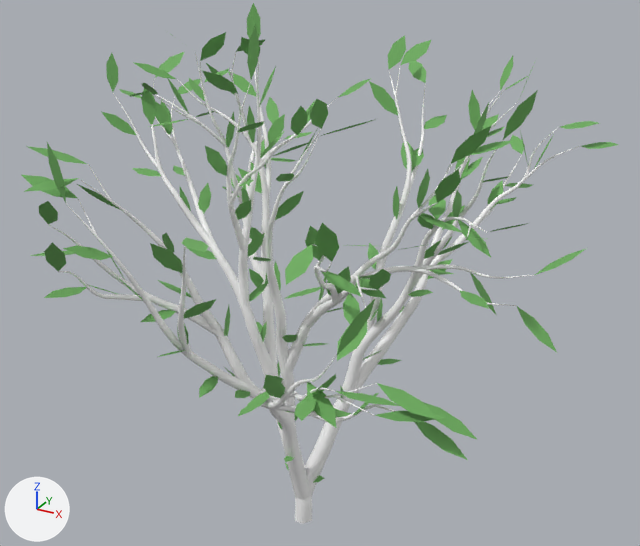
What one commit did to the glTF model public/models/trees/tree-25.gltf.
Before and after are seen from a 50 mm lens placed at (2.58, -4.44, 4.16), pointed at (0.07, 0.11, 1.89). Every picture has the same lights, and +X, +Y and +Z are marked at lower left.

The scene before the commit, as lines of its bpy script (objects in view):
```python
mat_material = principled_material('Material')
mat_material.base_color = (1.0, 1.0, 1.0)  # white #ffffff
me_tree_006 = bpy.data.meshes.new('tree.006')
me_tree_006.from_pydata(...)  # 8085 vertices, 13896 faces; spans x -1.78..1.76, y -1.84..1.82, z 0.0..3.48
# faces by material slot: [13104, 792]
me_tree_006.materials.append(mat_material)  # white #ffffff
me_tree_006.materials.append(mat_material_001)  # green #6faf5f
ob_tree_25 = bpy.data.objects.new('tree-25', me_tree_006)
ob_tree_25.location = (0.0, 0.0, 0.0)
```
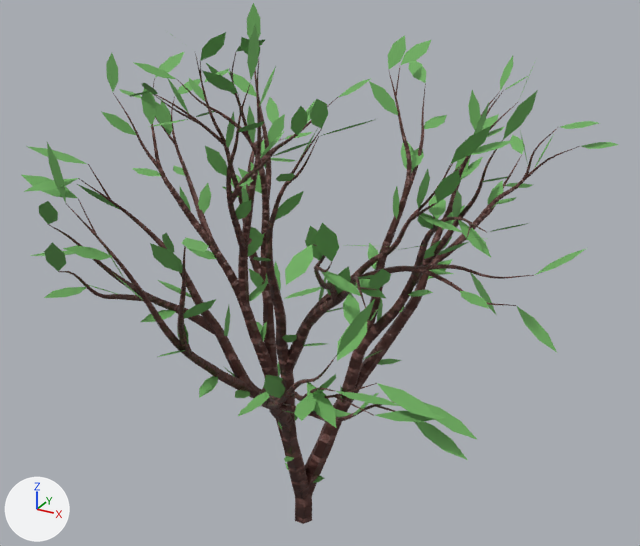
Location of each change, (x1, y1, x2, y2) in pixels of the pictures (640 x 546 px):
'tree-25', surface changed (grey to brown): (47, 39, 580, 524) in both

The change, as a list of edits to the scene's bpy script:
```text
Add img_tree_bump:
    img_tree_bump = load_image('tree_bump', 'tree_bump.png', 1024, 1024, 'Non-Color')
Add img_tree_colorlamp:
    img_tree_colorlamp = load_image('tree_colorlamp', 'tree_colorlamp.png', 1024, 1024, 'sRGB')
Change mat_material:
    where n0 = _N.new('ShaderNodeBsdfPrincipled'); n0.name = 'Principled BSDF'
    remove n0.inputs[0].default_value = (1.0, 1.0, 1.0, 1.0)  # 'Base Color', white #ffffff
    add n2 = _N.new('ShaderNodeTexImage'); n2.name = 'Image Texture'
    add n2.image = img_tree_colorlamp
    add n3 = _N.new('ShaderNodeNormalMap'); n3.name = 'Normal Map'
    add n3.uv_map = 'UVMap'
    add n3.inputs[0].default_value = 0.8  # 'Strength'
    add n4 = _N.new('ShaderNodeTexImage'); n4.name = 'Image Texture.001'
    add n4.image = img_tree_bump
    add _L.new(n2.outputs[0], n0.inputs[0])  # 'Color' to 'Base Color'
    add _L.new(n3.outputs[0], n0.inputs[5])  # 'Normal' to 'Normal'
    add _L.new(n4.outputs[0], n3.inputs[1])  # 'Color' to 'Color'
```
